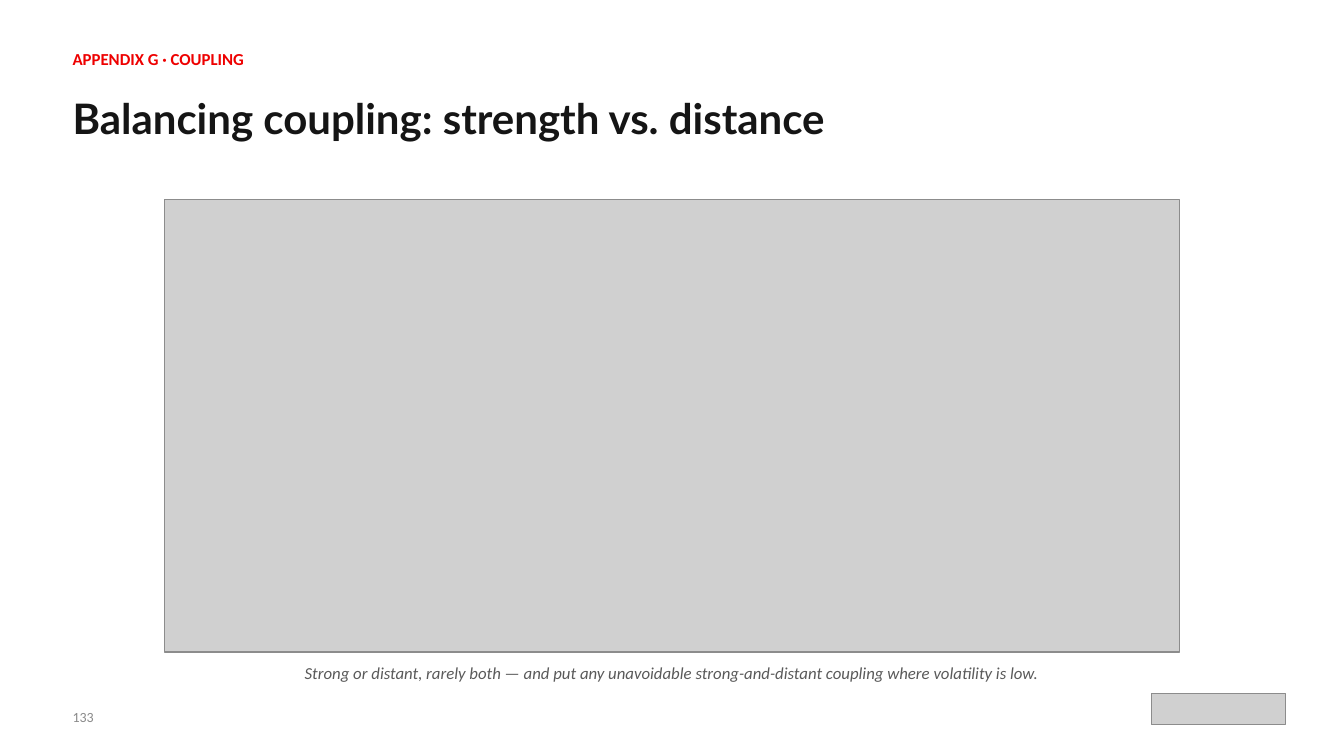
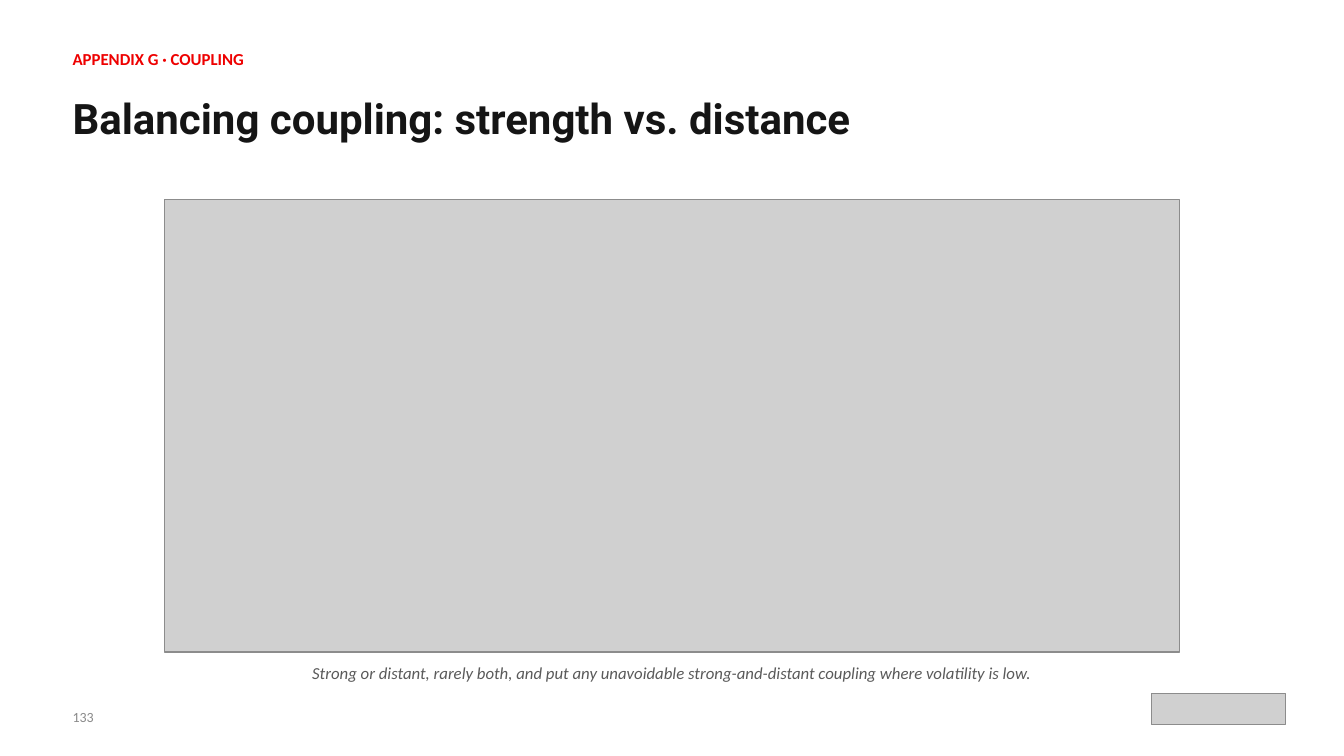
Before and after one commit to patterncatalyst/cloud-native-design-patterns, a slide deck: slide 155 of lgtm-presentation/Designing-Cloud-Native-APIs-Python.pptx. Drawn at 1344x756 pixels with LibreOffice and Linux fonts; fonts in the diff are those of the drawing; grey boxes stand for pictures. Boxes give left, top, right and bottom in pixels: in the first picture for what was removed or moved away, otherwise in the second. Text is boxed around its words. In the diff, an @@ line names an element or a change of style, - is before the commit and + after.

```diff
--- a/lgtm-presentation/Designing-Cloud-Native-APIs-Python.pptx
+++ b/lgtm-presentation/Designing-Cloud-Native-APIs-Python.pptx
@@ text "Balancing coupling: strength vs. distance" at box(73, 102, 850, 143): font Lato to Roboto @@
@@ text at box(312, 667, 1031, 682): text changed @@
-Strong or distant, rarely both — and put any unavoidable strong-and-distant coupling where volatility is low.
+Strong or distant, rarely both, and put any unavoidable strong-and-distant coupling where volatility is low.
```
Also in this commit, not shown: 281 other slides changed, 3 other files.
